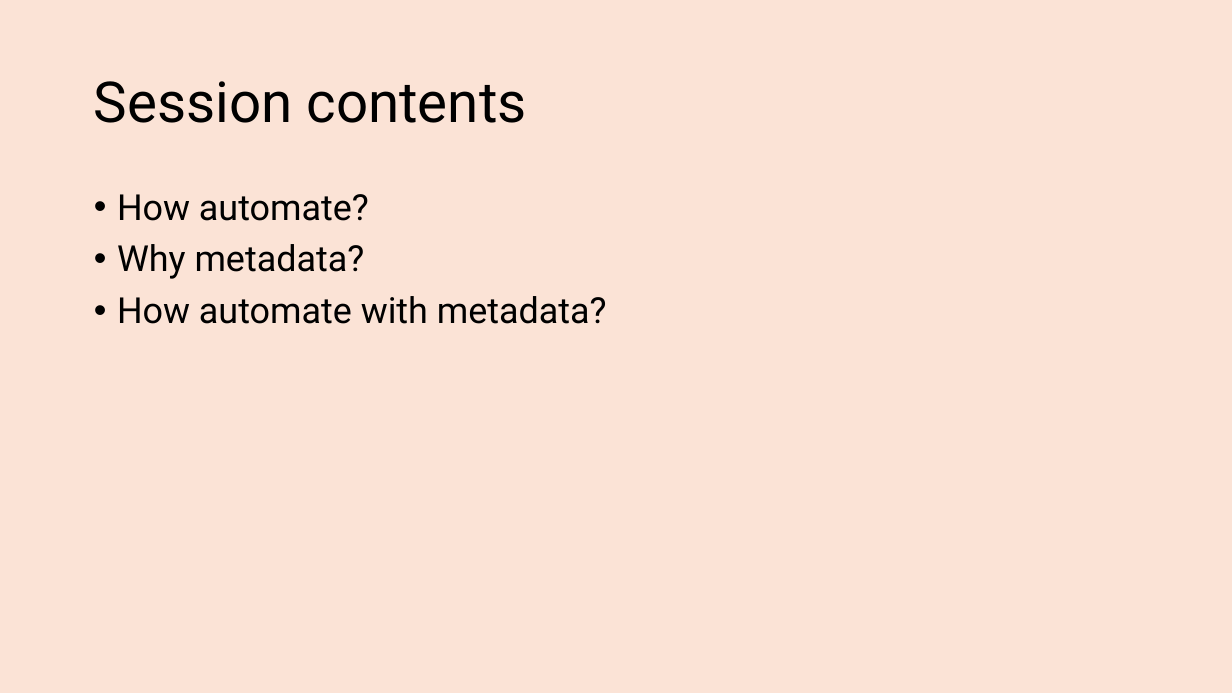
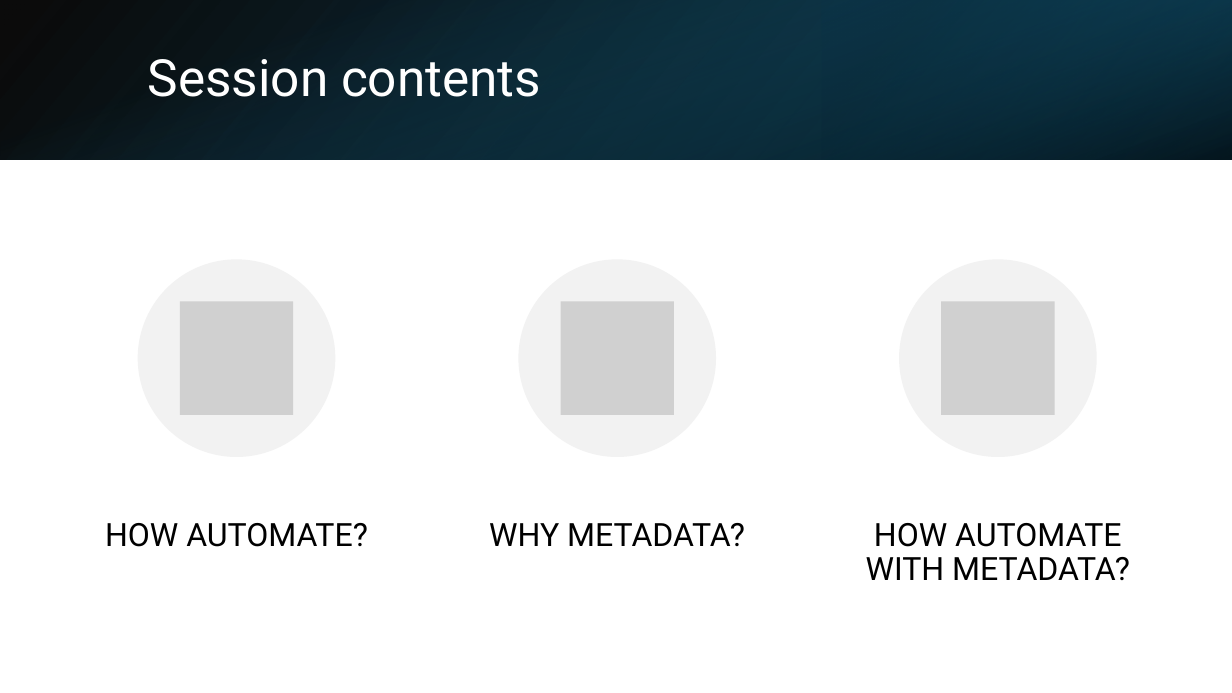
Before and after one commit to transmokopter/Presentations, a slide deck: slide 2 of become-a-metadata-driven-dba/become-a-metadata-driven-dba.pptx. Drawn at 1232x693 pixels with LibreOffice and Linux fonts; fonts in the diff are those of the drawing; grey boxes stand for pictures; background and template pictures are left out. Boxes give left, top, right and bottom in pixels: in the first picture for what was removed or moved away, otherwise in the second. Text is boxed around its words. In the diff, an @@ line names an element or a change of style, - is before the commit and + after.

```diff
--- a/become-a-metadata-driven-dba/become-a-metadata-driven-dba.pptx
+++ b/become-a-metadata-driven-dba/become-a-metadata-driven-dba.pptx
@@ background #FBE3D6 to #FFFFFF @@
@@ rectangle added at (0,0,1232,159), fill gradient #000000 to #104862 @@
@@ rectangle added at (0,0,1232,159), fill gradient #156082 to #000000 @@
@@ rectangle added at (822,0,1232,159), fill gradient #0B3041 to #156082 @@
@@ title "Session contents": place and size @@
-title "Session contents" at (94,81,527,123)
+title "Session contents" at (148,59,541,97)
@@ title "Session contents" at (148,59,541,97): size 44 to 40 pt, text colour #000000 to #FFFFFF @@
@@ text removed at (117,194,607,324) @@
-• How automate?
-• Why metadata?
-• How automate with metadata?
@@ group added at (105,260,1130,580): 3 ellipses, 3 pictures, 3 texts @@
+HOW AUTOMATE?
+WHY METADATA?
+HOW AUTOMATE WITH METADATA?
```
Also in this commit, not shown: 9 other slides changed.
